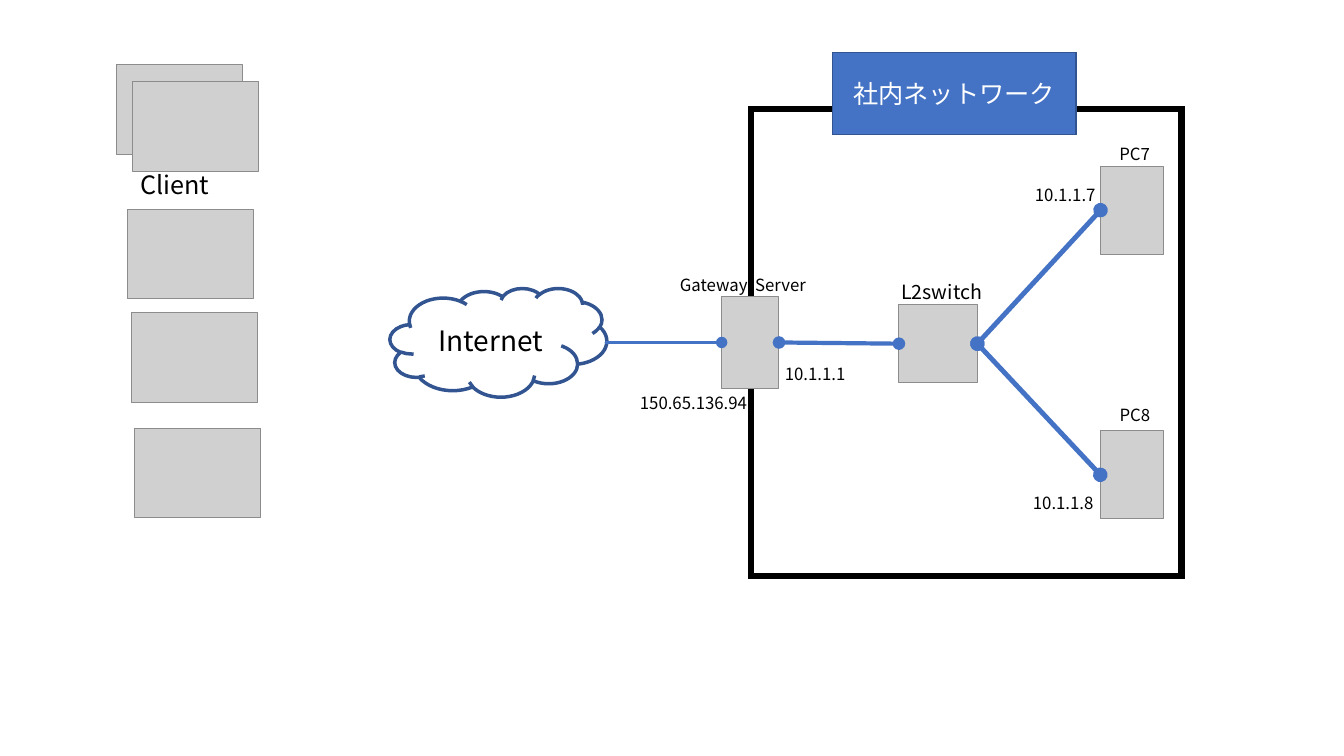
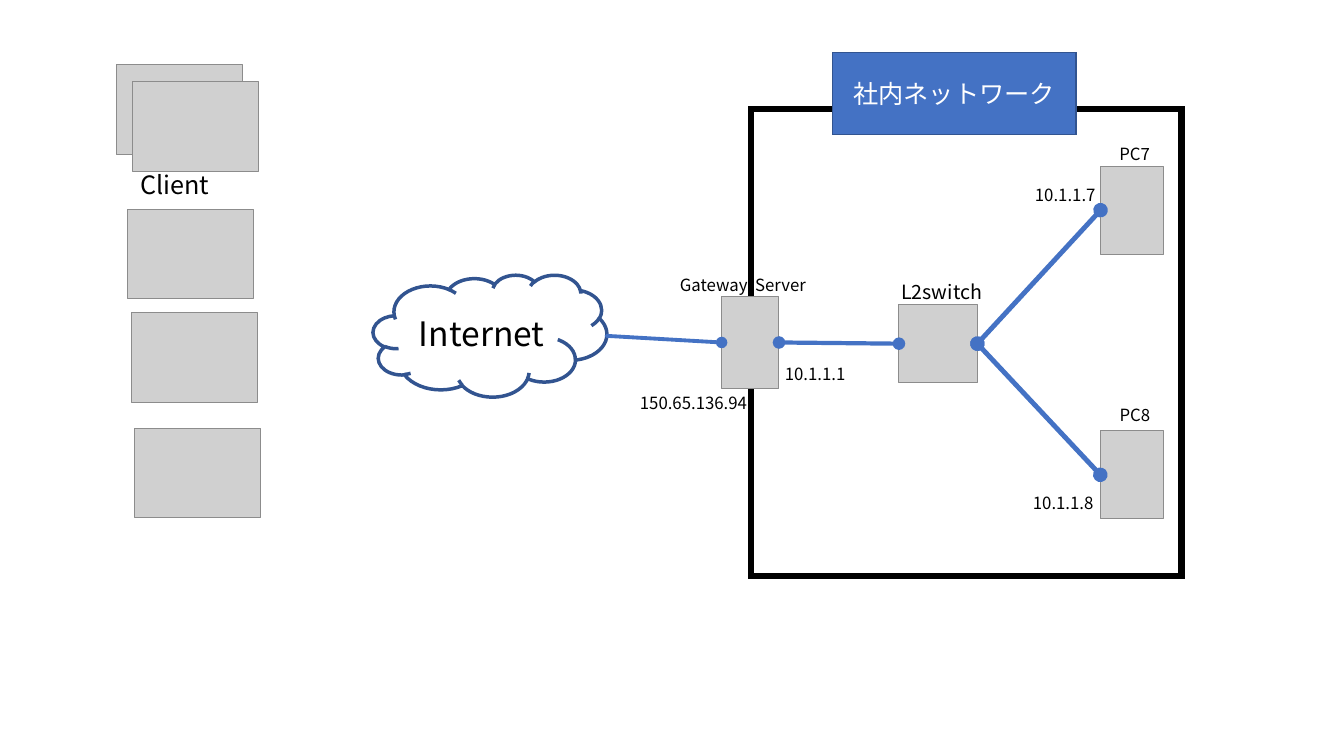
Before and after one commit to Alice-to-Bob/Graduate_School, a slide deck: slide 13 of SUBTHEME/graphs/network_archtecture.pptx. Drawn at 1344x756 pixels with LibreOffice and Linux fonts; fonts in the diff are those of the drawing; grey boxes stand for pictures. Boxes give left, top, right and bottom in pixels: in the first picture for what was removed or moved away, otherwise in the second. Text is boxed around its words. In the diff, an @@ line names an element or a change of style, - is before the commit and + after.

```diff
--- a/SUBTHEME/graphs/network_archtecture.pptx
+++ b/SUBTHEME/graphs/network_archtecture.pptx
@@ cloud "Internet": place and size @@
-cloud "Internet" at (390, 288, 607, 397)
+cloud "Internet" at (373, 275, 607, 397)
@@ cloud "Internet" at (373, 275, 607, 397): size 20 to 24 pt @@
@@ arrow moved from (607, 343) - (722, 343) to (607, 336) - (722, 343) @@
```
Also in this commit, not shown: 5 other slides changed, 1 slide added, 1 slide removed, 17 other files.
